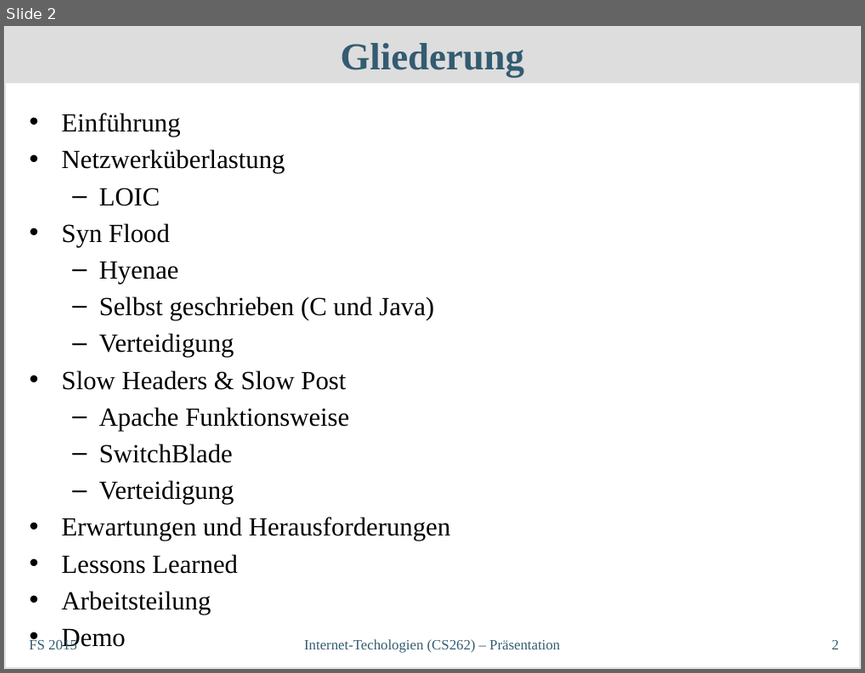
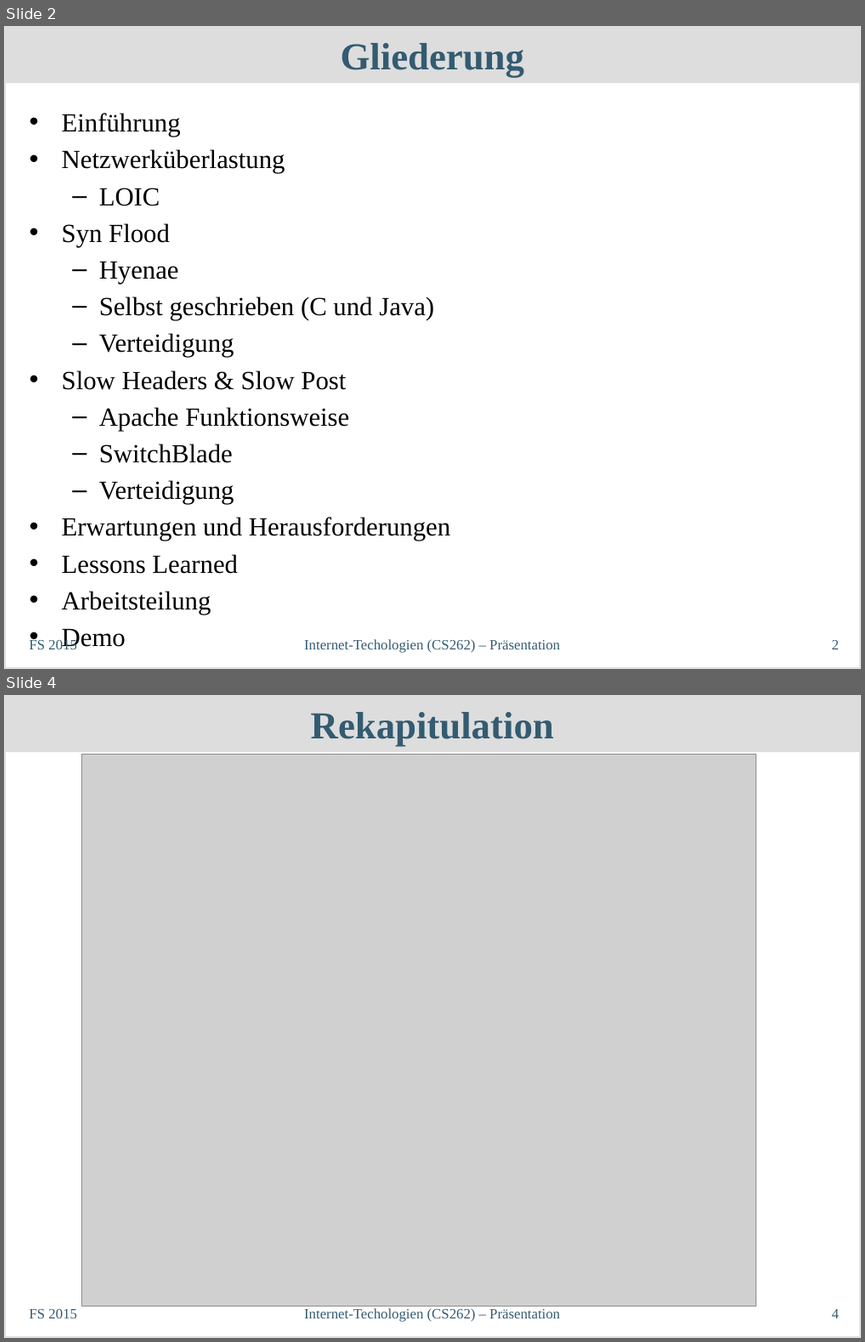
Before and after one commit to philipp-oldenburg/dos, a slide deck: Abschlusspräsentation/InetTech-Präsentation.odp. Shown one above the other, each under a label of ours: slide 2 before the commit, slides 2 and 4 after it; the slides between them are not shown. The pictures are 865x673 and 865x1342 pixels, drawn with LibreOffice and Linux fonts; fonts in the diff are those of the drawing; grey boxes stand for pictures. Boxes give left, top, right and bottom in pixels: in the first picture for what was removed or moved away, otherwise in the second. Text is boxed around its words. In the diff, an @@ line names an element or a change of style, - is before the commit and + after.

Commit message:
Rekapitulationsfolien eingefügt

```diff
--- a/Abschlusspräsentation/InetTech-Präsentation.odp
+++ b/Abschlusspräsentation/InetTech-Präsentation.odp
@@ slide 4 added at (4,695,861,1338), background #FFFFFF; not listed: 1 template element that a slide beside it also shows @@
@@ title added at (4,695,861,753), fill #DDDDDD, 32 pt, text #335B71, bold @@
+Rekapitulation
@@ picture added at (82,755,756,1306) @@
@@ text added at (30,1309,77,1318), 12 pt, text #335B71 @@
+FS 2015
@@ text added at (304,1308,560,1321), 12 pt, text #335B71 @@
+Internet-Techologien (CS262) – Präsentation
@@ page number added at (832,1309,839,1318), 12 pt, text #335B71 @@
+4
```
Also in this commit, not shown: 1 other slide added, 3 other files.
